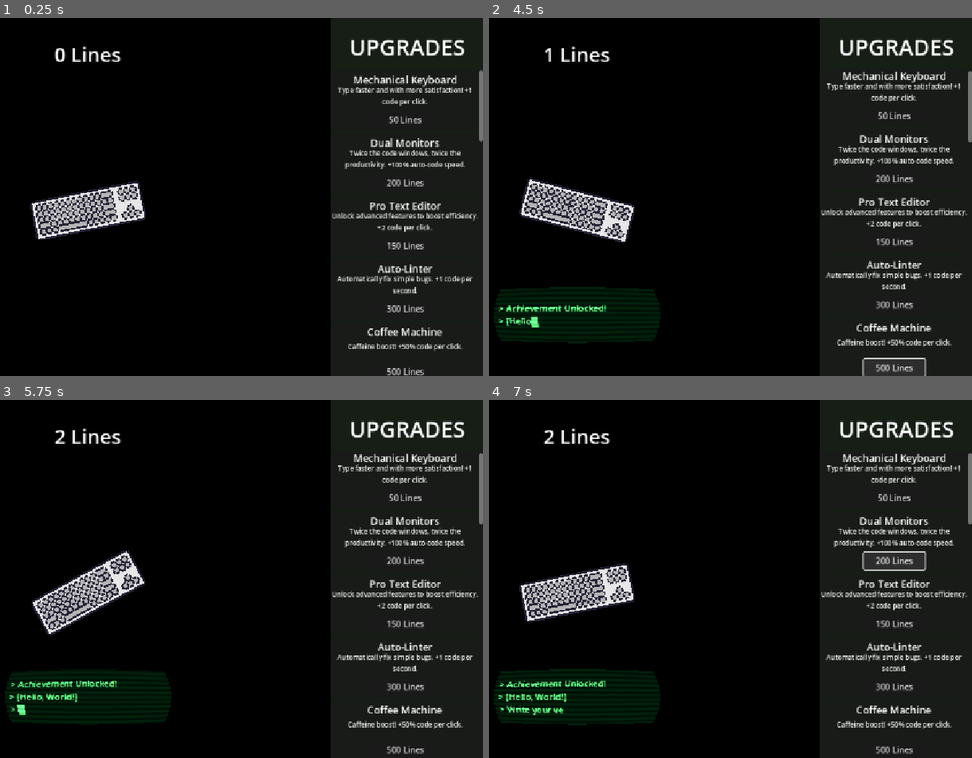
Above: before the commit, frames 1-4 (two rows, left to right).
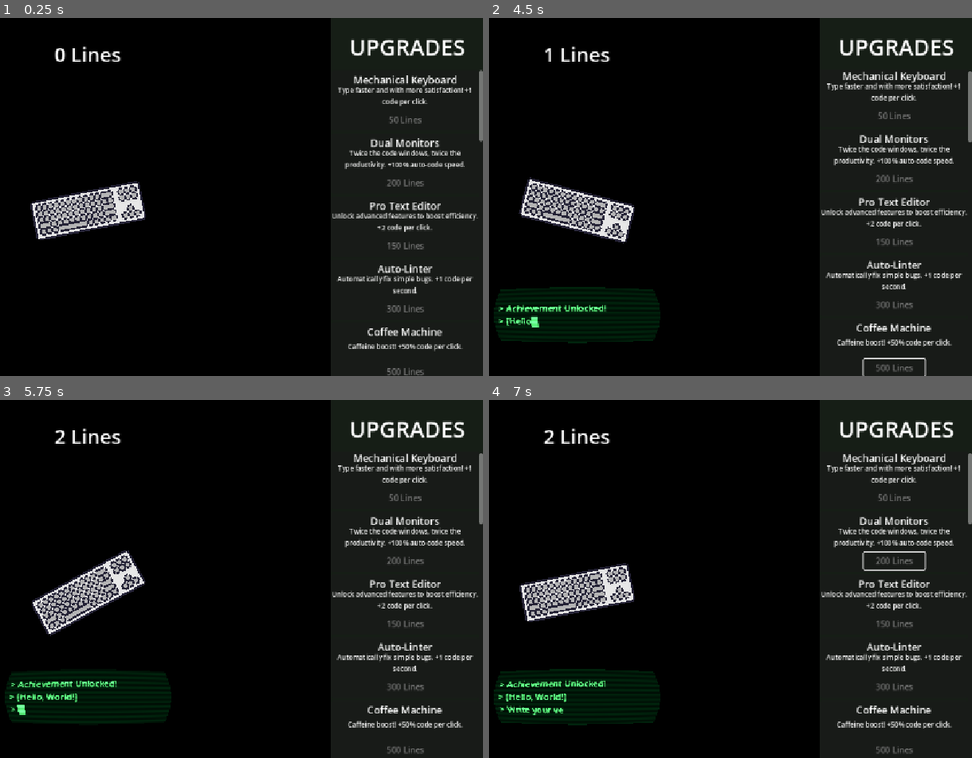
Above: after the commit, the same moments.

Repository: MadAvidCoder/CodeClicker
Game: Godot game, scene res://main.tscn
Same seed, same stepped clock (60 frames per second), same inputs: the game is played once before the commit and once after it.
Inputs (mouse positions are in pixels of both pictures, inside the frame that each line leads up to):
- Up to frame 1 (0.25 s): no input
- Up to frame 2 (4.5 s): click (575, 211) at 0.5 s; click (894, 118) at 1.25 s, where only the run before the commit has a clickable "50 Lines"; click (894, 182) at 2 s, where only the run before the commit has a clickable "200 Lines"; click (894, 247) at 2.75 s, where only the run before the commit has a clickable "150 Lines"; click (894, 307) at 3.5 s, where only the run before the commit has a clickable "300 Lines"; click (894, 372) at 4.25 s, where only the run before the commit has a clickable "500 Lines"
- Up to frame 3 (5.75 s): click (86, 593) at 5 s
- Up to frame 4 (7 s): click (894, 496) at 5.75 s, where only the run before the commit has a clickable "50 Lines"; click (894, 561) at 6.5 s, where only the run before the commit has a clickable "200 Lines"

The runs differ from the first frame. In frame 1, 0.4% of the frame differs, in the area x 80-88%, y 27-100%; in frame 2, 0.4%; in frame 3, 0.3%; in frame 4, 0.4%, in the area x 79-88%, y 26-99%.

Commit message:
Implement click upgrades
Implemented all upgrades pertaining to user clicks

Diff:
--- a/item.gd
+++ b/item.gd
@@ -1,6 +1,28 @@
 extends Panel
 
-func setup(title, description, cost):
+@onready var main = $"../../../.."
+
+var cost = INF
+var effect
+
+func setup(title, description, item_cost, item_effect):
+	effect = item_effect
+	cost = item_cost
 	$ItemTitle.text = title
 	$ItemDescription.text = description
-	$BuyButton.text = str(cost) + " Lines"
+	$BuyButton.text = str(item_cost) + " Lines"
+	$BuyButton.disabled = true
+
+func _process(delta: float) -> void:
+	$BuyButton.disabled = not ((main.score >= cost) and (main.auto_per_sec > 0 or not effect.has("auto_code_multiplier")))
+
+func _on_buy_button_pressed() -> void:
+	if main.score >= cost:
+		main.score -= cost
+		for e in effect.keys():
+			main.upgrades_bought += 1
+			match e:
+				"click_power": main.power += effect[e]
+				"click_power_multiplier": main.power *= effect[e]
+				"auto_code_per_sec": main.auto_per_sec += effect[e]
+				"auto_code_multiplier": main.auto_per_sec *= effect[e]
--- a/item.tscn
+++ b/item.tscn
@@ -57,3 +57,5 @@
 theme_override_fonts/font = SubResource("SystemFont_272bh")
 theme_override_font_sizes/font_size = 15
 text = "8000 Lines"
+
+[connection signal="pressed" from="BuyButton" to="." method="_on_buy_button_pressed"]
--- a/main.gd
+++ b/main.gd
@@ -303,6 +303,7 @@
 var recent_clicks_timestamps = []
 var recent_lines_timestamps = []
 
+var power = 1
 var clicks = 0
 var score = 0
 var total_score = 0
@@ -313,6 +314,7 @@
 var prestige_count = 0
 var auto_lines_written = 0
 var help_viewed = false
+var auto_per_sec = 0
 
 @onready var label = $Label
 @onready var subviewport := $AchievementDisplay/SubViewport
@@ -327,11 +329,11 @@
 		mat.set_shader_parameter("rect_size", subviewport.size)
 	for upgrade in upgrades:
 		var i = item.instantiate()
-		i.setup(upgrade["name"], upgrade["description"], upgrade["cost"])
+		i.setup(upgrade["name"], upgrade["description"], upgrade["cost"], upgrade["effect"])
 		shop_container.add_child(i)
 
 func _process(delta: float) -> void:
-	label.text = str(score) + " Lines"
+	label.text = str(int(floor(score))) + " Lines"
 	check_achievements()
 
 func check_unlock(requirements: Dictionary) -> bool:
@@ -372,8 +374,8 @@
 				display.display(["Achievement Unlocked!", "[" + ach["name"] + "]", ach["description"]])
 
 func _on_texture_button_pressed() -> void:
-	score += 1
-	total_score += 1
+	score += 1 * power
+	total_score += 1 * power
 	clicks += 1
 	recent_clicks_timestamps.append(Time.get_ticks_msec() / 1000.0)
 	recent_lines_timestamps.append(Time.get_ticks_msec() / 1000.0)
